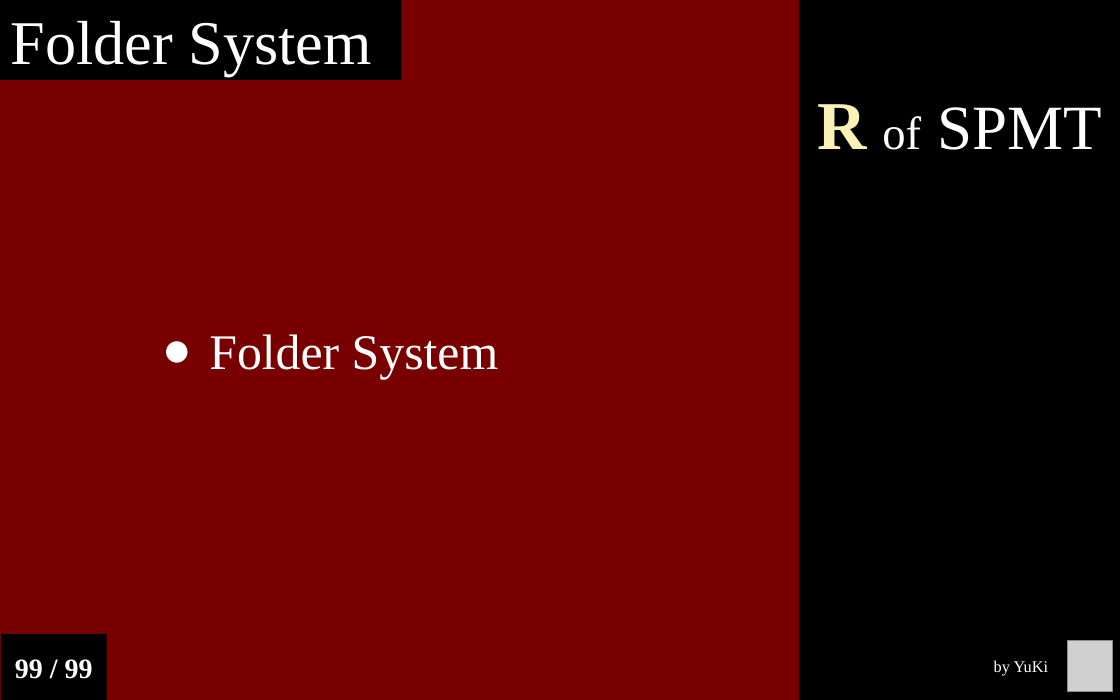
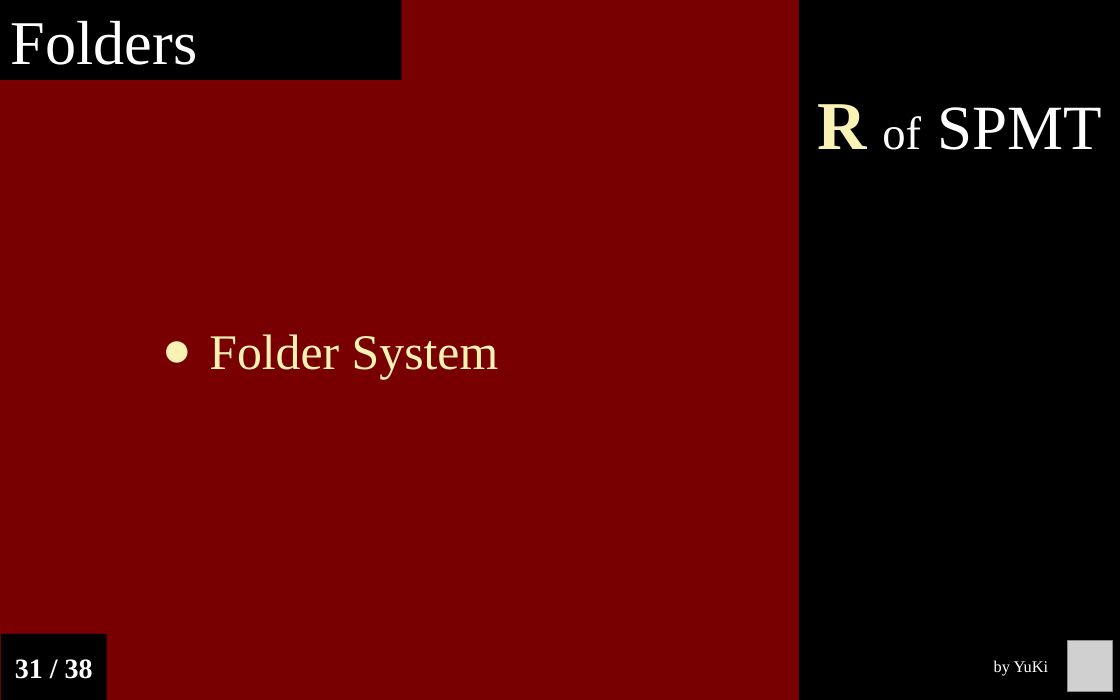
Before and after one commit to Chuan-Peng-Lab/ReliabilitySPE, a slide deck: slide 31 of 6_Reports/6_2_Phase_2/End_Semester_Report.pptx (slide 30 before the commit). Drawn at 1120x700 pixels with LibreOffice and Linux fonts; fonts in the diff are those of the drawing; grey boxes stand for pictures. Boxes give left, top, right and bottom in pixels: in the first picture for what was removed or moved away, otherwise in the second. Text is boxed around its words. In the diff, an @@ line names an element or a change of style, - is before the commit and + after.

```diff
--- a/6_Reports/6_2_Phase_2/End_Semester_Report.pptx
+++ b/6_Reports/6_2_Phase_2/End_Semester_Report.pptx
@@ text in rectangle at box(11, 20, 197, 65): text changed @@
-Folder System
+Folders
@@ text "Folder System" at box(209, 334, 499, 379): text colour #FFFFFF to #FAF1B4 @@
@@ text in rectangle at box(15, 659, 93, 679): text changed @@
-99 / 99
+31 / 38
```
Also in this commit, not shown: 35 other slides changed, 2 slides added.
